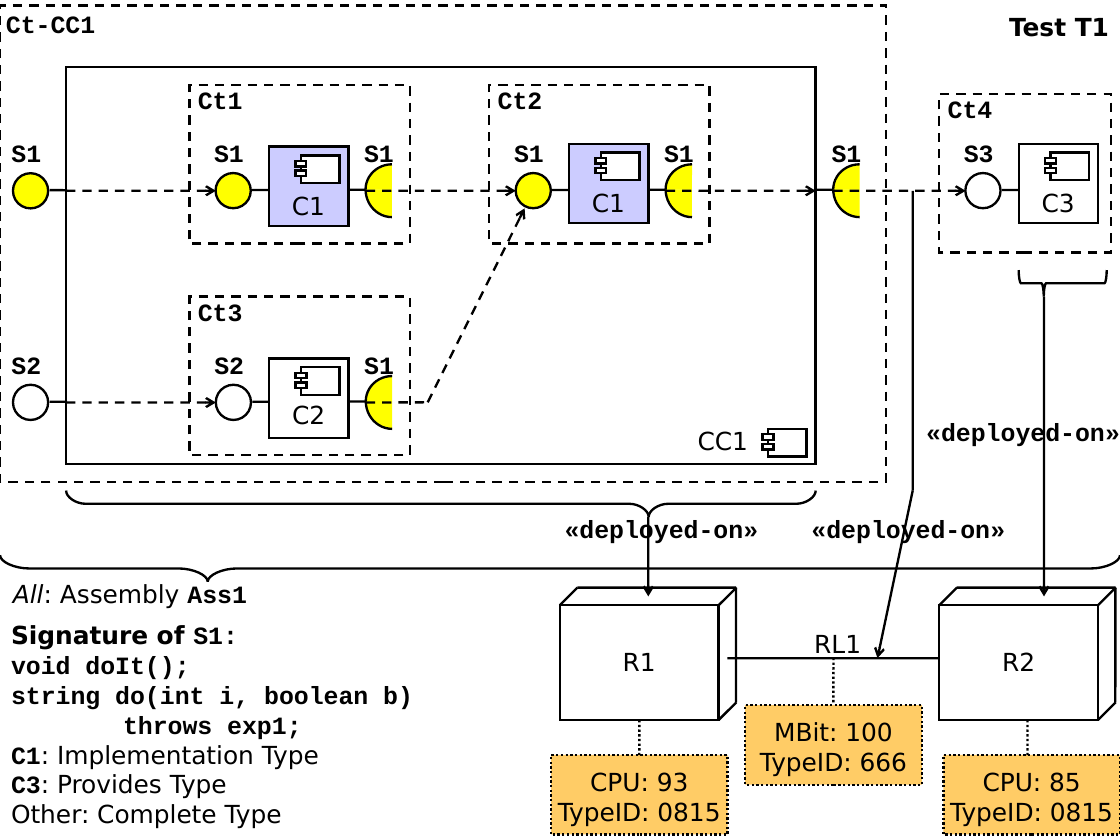
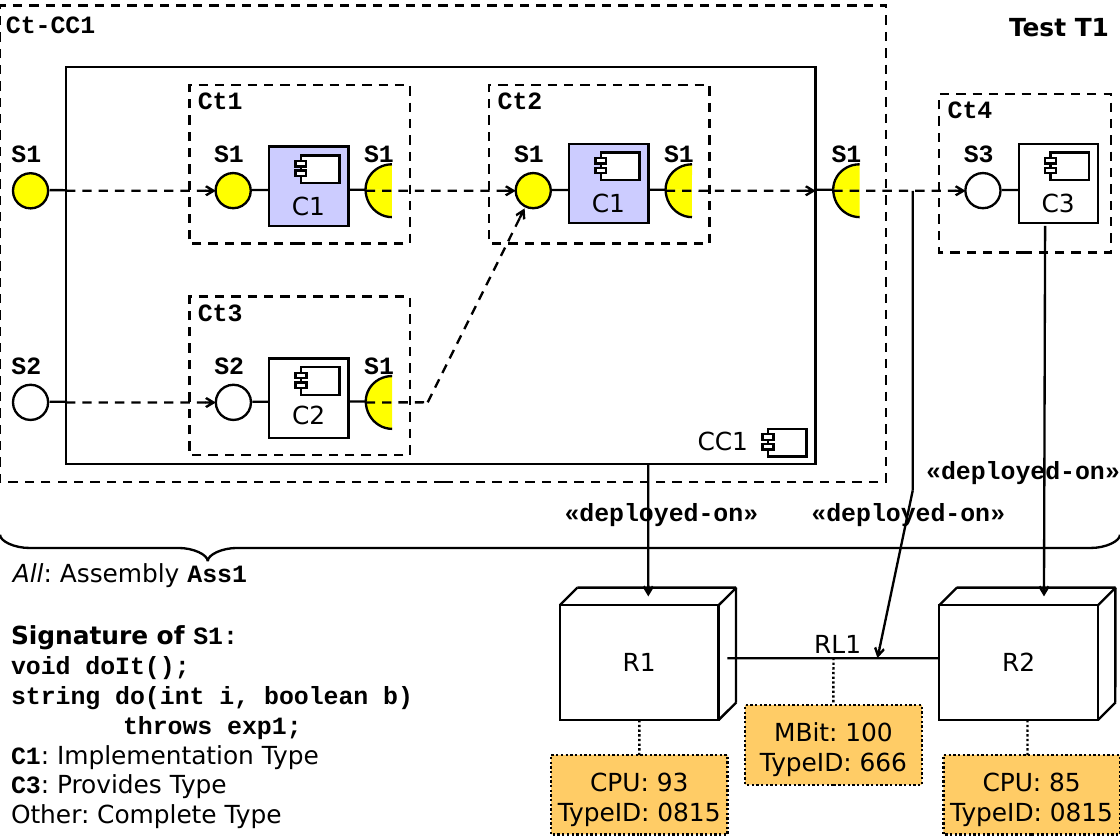
Before and after one commit to PalladioSimulator/Palladio-Core-PCM, a slide deck: slide 27 of trunk/doc/Ausarbeitung/image/component-model01.ppt. Drawn at 1120x840 pixels with LibreOffice and Linux fonts; fonts in the diff are those of the drawing. Boxes give left, top, right and bottom in pixels: in the first picture for what was removed or moved away, otherwise in the second. Text is boxed around its words. In the diff, an @@ line names an element or a change of style, - is before the commit and + after.

Commit message:
- update: deployment auf der letzten folie

```diff
--- a/trunk/doc/Ausarbeitung/image/component-model01.ppt
+++ b/trunk/doc/Ausarbeitung/image/component-model01.ppt
@@ arrow moved from (1044, 297) - (1044, 596) to (1045, 226) - (1044, 596) @@
@@ freeform shape removed at (1019, 270, 1107, 297) @@
@@ text "«deployed-on»": place and size @@
-text "«deployed-on»" at (926, 423, 1120, 449)
+text "«deployed-on»" at (926, 461, 1120, 487)
@@ arrow moved from (648, 517) - (648, 596) to (648, 464) - (648, 596) @@
@@ freeform shape removed at (67, 490, 816, 517) @@
@@ text "«deployed-on»": place and size @@
-text "«deployed-on»" at (565, 520, 759, 546)
+text "«deployed-on»" at (565, 503, 759, 529)
@@ text "«deployed-on»": place and size @@
-text "«deployed-on»" at (811, 520, 1005, 546)
+text "«deployed-on»" at (811, 503, 1005, 529)
@@ freeform shape: place and size @@
-freeform shape at (0, 556, 1120, 582)
+freeform shape at (0, 534, 1120, 561)
@@ text "All: Assembly Ass1": place and size @@
-text "All: Assembly Ass1" at (13, 584, 247, 609)
+text "All: Assembly Ass1" at (13, 563, 247, 588)
```
